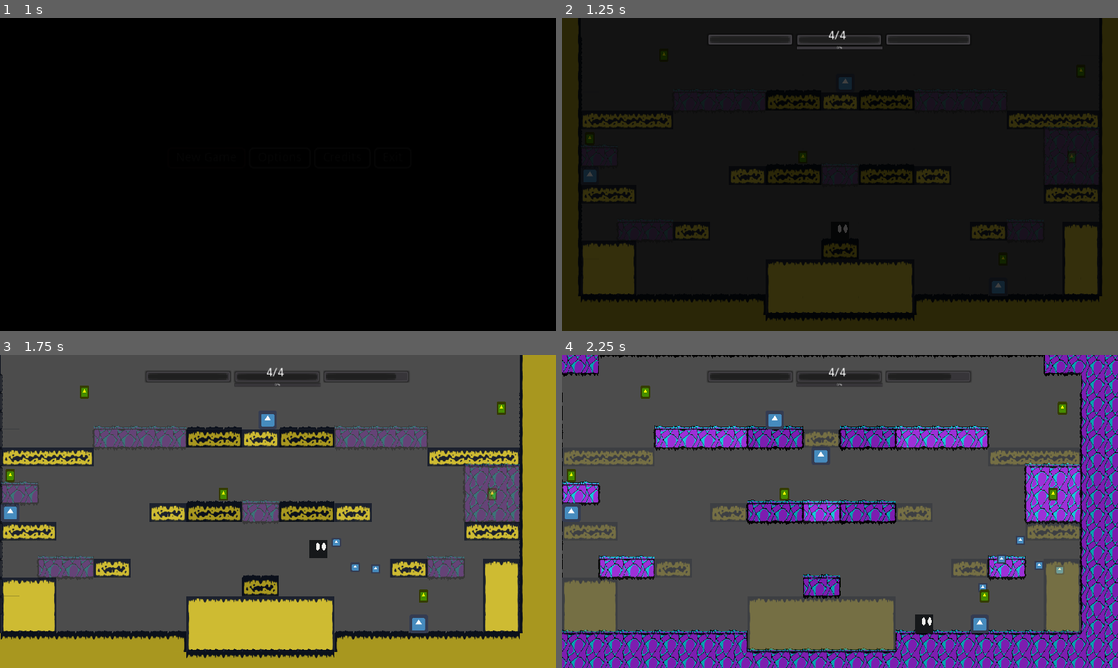
Above: before the commit, frames 1-4 (two rows, left to right).
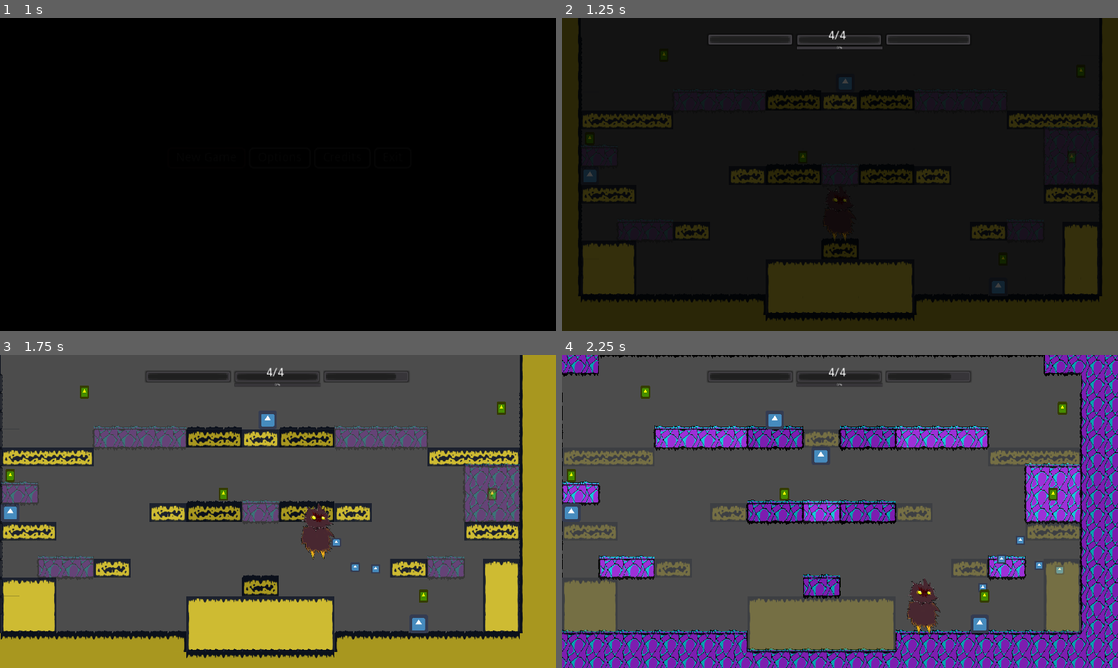
Above: after the commit, the same moments.

Repository: korvato-prime/hyperdimensional-knight
Game: Godot game, scene res://interface/TitleSceen.tscn
Same seed, same stepped clock (60 frames per second), same inputs: the game is played once before the commit and once after it. The engine's default icon, where the game draws it, is replaced by a stand-in: a white triangle on a blue panel in a dark square.
Inputs:
- Up to frame 1 (1 s): click "New Game" at 0.5 s
- Up to frame 2 (1.25 s): no input
- Up to frame 3 (1.75 s): hold Right (ui_right) from 1.28 s (still down); hold Z (shoot) from 1.28 s (still down); tap Up (jump) at 1.52 s
- Up to frame 4 (2.25 s): release Right (ui_right) at 2.03 s; release Z (shoot) at 2.03 s; hold Down (ui_down) from 2.03 s (still down); tap Space (swap) at 2.1 s

Frame 1 is identical in both runs. In frame 2, less than 0.1% of the frame differs, in the area x 48-52%, y 57-72%; in frame 3, 0.7%; in frame 4, 0.7%, in the area x 62-69%, y 71-90%.

Commit message:
Background textures

Diff:
--- a/levels/Level_1.tscn
+++ b/levels/Level_1.tscn
@@ -406,6 +406,14 @@
 [node name="Spawner" parent="." instance=ExtResource( 13 )]
 position = Vector2( 781.768, 254.919 )
 
+[node name="CanvasLayer" type="CanvasLayer" parent="."]
+
+[node name="ParallaxBackground" type="ParallaxBackground" parent="CanvasLayer"]
+
+[node name="TextureRect" type="TextureRect" parent="CanvasLayer/ParallaxBackground"]
+margin_right = 40.0
+margin_bottom = 40.0
+
 [connection signal="can_punch_again" from="UI" to="player" method="_on_UI_can_punch_again"]
 [connection signal="value_changed" from="UI/StaminaBar" to="UI" method="_on_StaminaBar_value_changed"]
 [connection signal="value_changed" from="UI/StaminaBar" to="player" method="_on_StaminaBar_value_changed"]
--- a/player/Player.tscn
+++ b/player/Player.tscn
@@ -2,7 +2,7 @@
 
 [ext_resource path="res://player/Player.gd" type="Script" id=1]
 [ext_resource path="res://player/Player_SM.gd" type="Script" id=2]
-[ext_resource path="res://player/player.png" type="Texture" id=3]
+[ext_resource path="res://textures/IMG_8126.PNG" type="Texture" id=3]
 [ext_resource path="res://icon.png" type="Texture" id=4]
 [ext_resource path="res://multiuse_resources/HealthSystem.tscn" type="PackedScene" id=5]
 
@@ -79,9 +79,6 @@
 ]]
 collision_mask = 2
 script = ExtResource( 1 )
-__meta__ = {
-"_edit_group_": true
-}
 
 [node name="state_machine" type="Node" parent="."]
 script = ExtResource( 2 )
@@ -89,6 +86,7 @@
 [node name="visuals" type="Node2D" parent="."]
 
 [node name="main_sprite" type="Sprite" parent="visuals"]
+position = Vector2( -1.70642, -61.4304 )
 texture = ExtResource( 3 )
 
 [node name="punch_hitbox" type="Area2D" parent="visuals"]
Binary file added: textures/IMG_8118.PNG
Not shown, added: textures/IMG_8118.PNG.import
Binary file added: textures/IMG_8119.PNG
Not shown, added: textures/IMG_8119.PNG.import
Binary file added: textures/IMG_8120.PNG
Not shown, added: textures/IMG_8120.PNG.import
Binary file added: textures/IMG_8121.PNG
Not shown, added: textures/IMG_8121.PNG.import
Binary file added: textures/IMG_8122.PNG
Not shown, added: textures/IMG_8122.PNG.import
Binary file added: textures/IMG_8123.PNG
Not shown, added: textures/IMG_8123.PNG.import
(and 10 more such lines)
